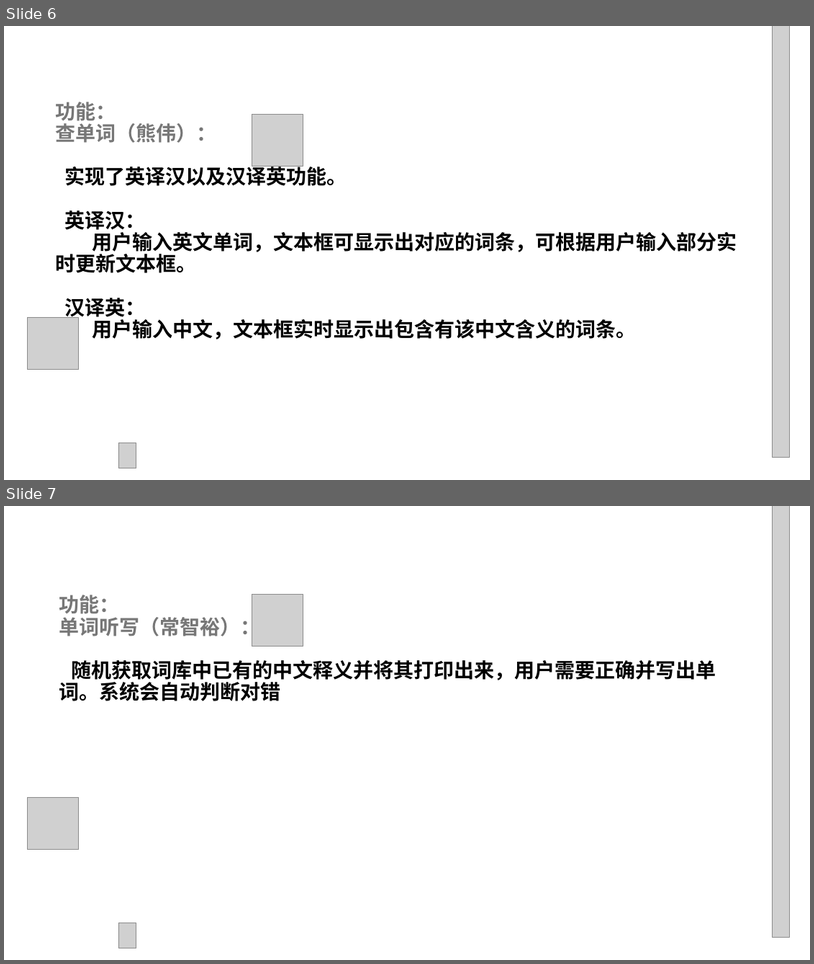
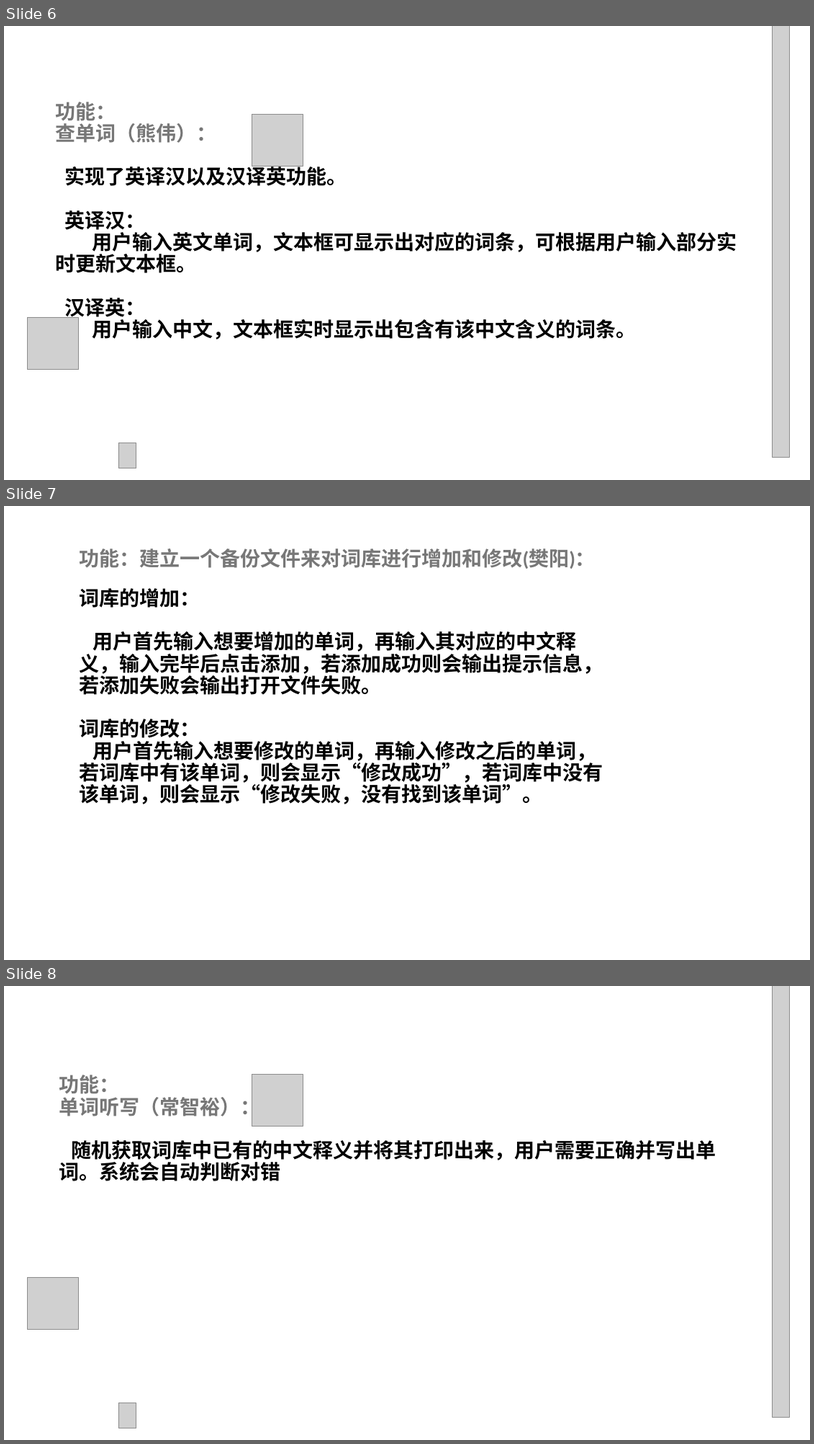
Before and after one commit to CC1AH/SummerTraining, a slide deck: 项目答辩总ppt.pptx. Shown one above the other, each under a label of ours: slides 6 and 7 before the commit, slides 6, 7 and 8 after it. The pictures are 814x964 and 814x1444 pixels, drawn with LibreOffice and Linux fonts; fonts in the diff are those of the drawing; grey boxes stand for pictures; background and template pictures are left out. Boxes give left, top, right and bottom in pixels: in the first picture for what was removed or moved away, otherwise in the second. Text is boxed around its words. In the diff, an @@ line names an element or a change of style, - is before the commit and + after.

```diff
--- a/项目答辩总ppt.pptx
+++ b/项目答辩总ppt.pptx
@@ slide 7 added at bbox=[4, 506, 810, 960], background picture (left out) @@
@@ text added at bbox=[80, 548, 604, 804], 24 pt, text #000000, bold @@
+功能：建立一个备份文件来对词库进行增加和修改(樊阳)：
+词库的增加：
+用户首先输入想要增加的单词，再输入其对应的中文释义，输入完毕后点击添加，若添加成功则会输出提示信息，若添加失败会输出打开文件失败。
+词库的修改：
+用户首先输入想要修改的单词，再输入修改之后的单词，若词库中有该单词，则会显示“修改成功”，若词库中没有该单词，则会显示“修改失败，没有找到该单词”。
@@ what was slide 7 is now slide 8 @@
```
Also in this commit, not shown: 1 slide changed, 1 other slide added.
